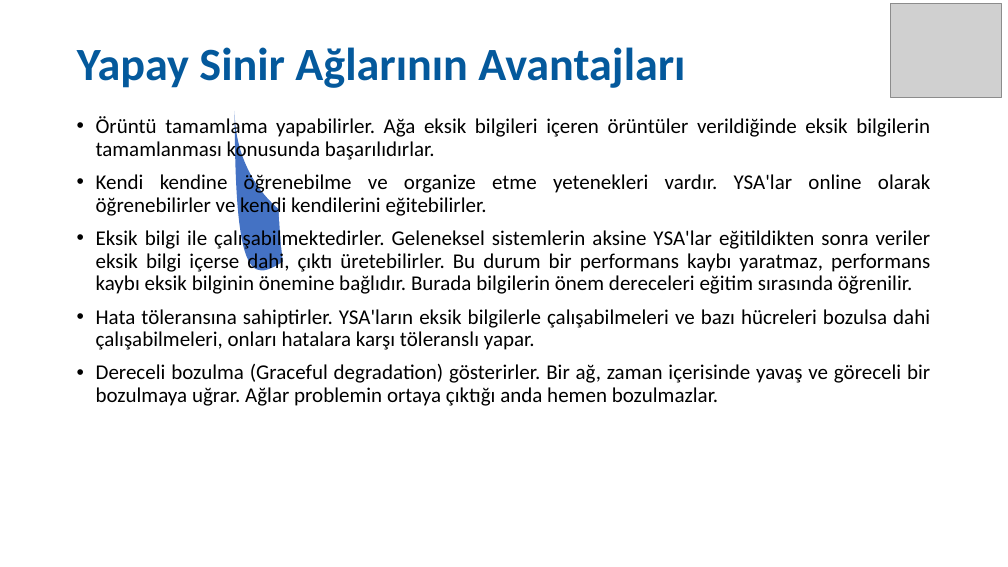
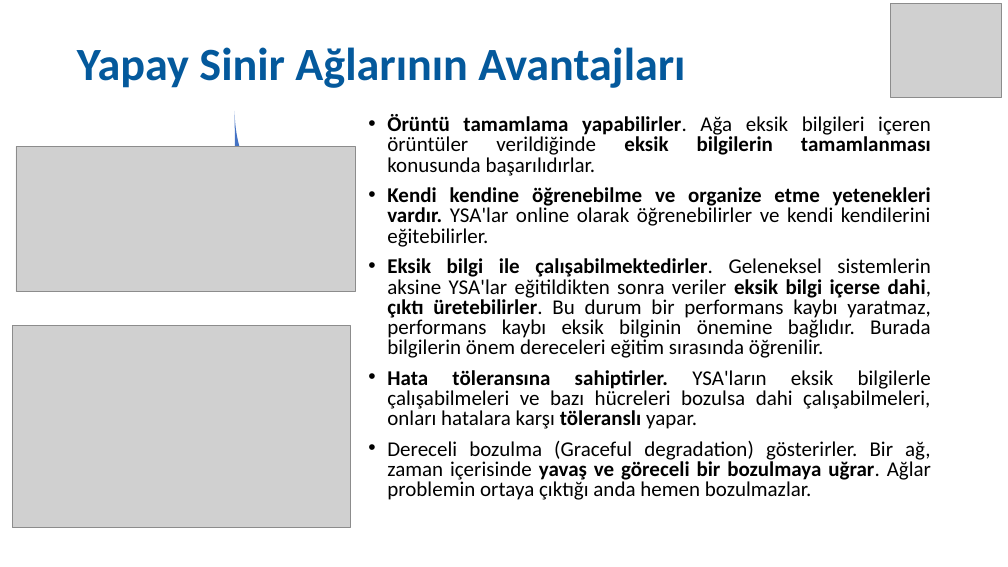
Before and after one commit to SevdanurGENC/Artificial-Neural-Networks-Lecture-Notes, a slide deck: slide 6 of Notes/01. Bolum - Yapay Sinir Aglari.ppt. Drawn at 1008x567 pixels with LibreOffice and Linux fonts; fonts in the diff are those of the drawing; grey boxes stand for pictures. Boxes give left, top, right and bottom in pixels: in the first picture for what was removed or moved away, otherwise in the second. Text is boxed around its words. In the diff, an @@ line names an element or a change of style, - is before the commit and + after.

```diff
--- a/Notes/01. Bolum - Yapay Sinir Aglari.ppt
+++ b/Notes/01. Bolum - Yapay Sinir Aglari.ppt
@@ text "Örüntü tamamlama yapabilirler. Ağa eksik ...": place and size @@
-text "Örüntü tamamlama yapabilirler. Ağa eksik ..." at [96, 116, 930, 406]
+text "Örüntü tamamlama yapabilirler. Ağa eksik ..." at [387, 114, 932, 500]
@@ text "Örüntü tamamlama yapabilirler. Ağa eksik ..." at [387, 114, 932, 500]: bold on in "Örüntü tamamlama yapabilirler. eksik bilgilerin tamamlanması", "Kendi kendine öğrenebilme ve organize etme yetenekleri ...", "Eksik bilgi ile çalışabilmektedirler. eksik bilgi içerse ...", "Hata töleransına sahiptirler. töleranslı" and 1 more places; line spacing 0.9 to 0.8 @@
@@ picture added at [16, 147, 355, 292] @@
@@ picture added at [12, 325, 350, 527] @@
```
Also in this commit, not shown: 20 other slides changed, 1 slide added.
